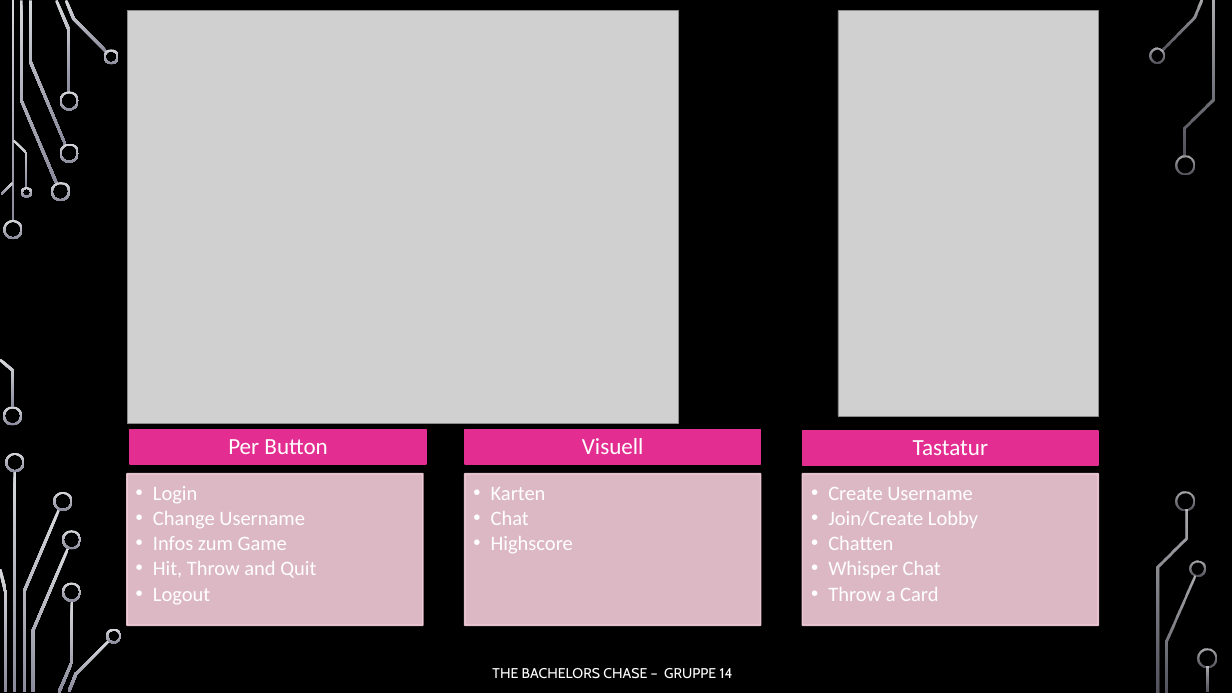
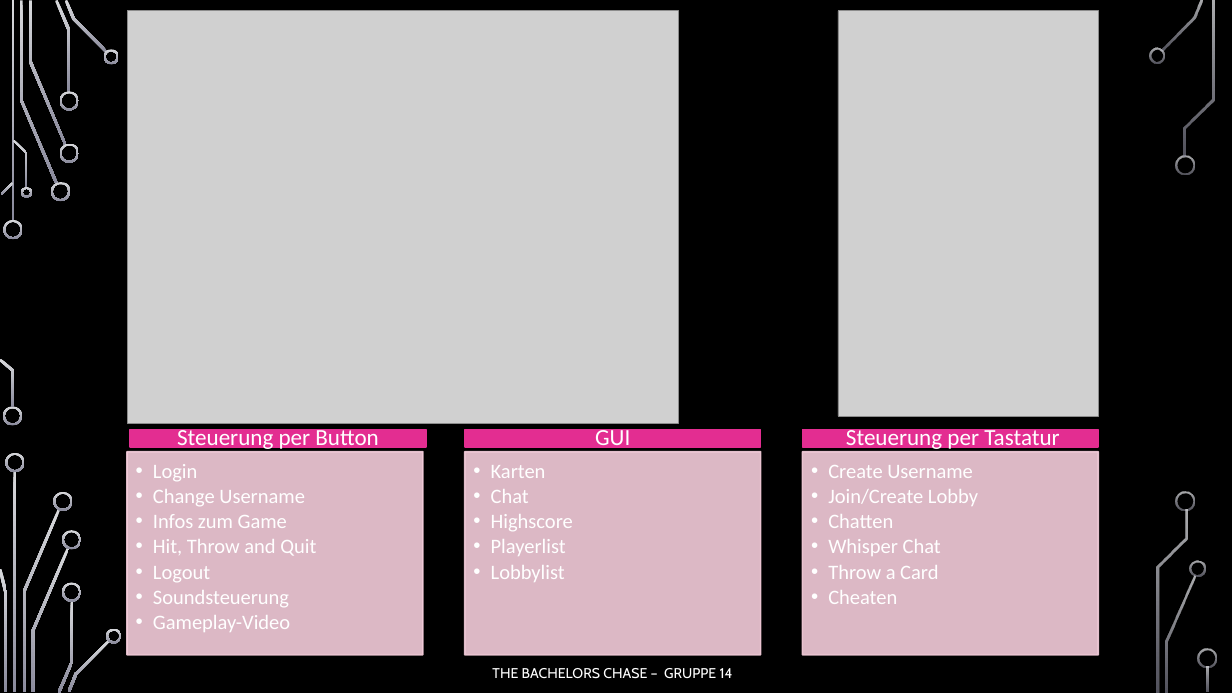
Before and after one commit to jnussbaum/TheBachelorsChaseGame, a slide deck: slide 5 of documents/Meilensteine/Meilenstein V/Meilenstein_5_Präsentation.pptx. Drawn at 1232x693 pixels with LibreOffice and Linux fonts; fonts in the diff are those of the drawing; grey boxes stand for pictures; background and template pictures are left out. Boxes give left, top, right and bottom in pixels: in the first picture for what was removed or moved away, otherwise in the second. Text is boxed around its words. In the diff, an @@ line names an element or a change of style, - is before the commit and + after.

```diff
--- a/documents/Meilensteine/Meilenstein V/Meilenstein_5_Präsentation.pptx
+++ b/documents/Meilensteine/Meilenstein V/Meilenstein_5_Präsentation.pptx
@@ rectangle resized from (x1=130, y1=430, x2=426, y2=464) to (x1=130, y1=430, x2=426, y2=447) @@
@@ text at (x1=177, y1=426, x2=378, y2=452): text changed @@
-Per Button
+Steuerung per Button
@@ rectangle resized from (x1=465, y1=430, x2=761, y2=464) to (x1=465, y1=430, x2=761, y2=447) @@
@@ text removed at (x1=582, y1=438, x2=644, y2=454) @@
-Visuell
@@ text added at (x1=595, y1=426, x2=630, y2=452), 18 pt, text #FFFFFF @@
+GUI
@@ rectangle resized from (x1=802, y1=431, x2=1098, y2=465) to (x1=802, y1=430, x2=1098, y2=447) @@
@@ text at (x1=846, y1=426, x2=1059, y2=452): text changed @@
-Tastatur
+Steuerung per Tastatur
@@ text "Login" moved from (x1=153, y1=486, x2=316, y2=604) to (x1=153, y1=464, x2=316, y2=632) @@
@@ rectangle resized from (x1=127, y1=474, x2=422, y2=626) to (x1=127, y1=452, x2=422, y2=655) @@
@@ text "Karten" moved from (x1=491, y1=487, x2=573, y2=553) to (x1=491, y1=465, x2=573, y2=582) @@
@@ rectangle resized from (x1=465, y1=474, x2=761, y2=626) to (x1=465, y1=452, x2=761, y2=655) @@
@@ text "Create Username" moved from (x1=828, y1=487, x2=978, y2=601) to (x1=828, y1=465, x2=978, y2=604) @@
@@ rectangle resized from (x1=802, y1=474, x2=1098, y2=626) to (x1=802, y1=452, x2=1098, y2=655) @@
@@ text at (x1=491, y1=539, x2=566, y2=582): paragraphs added @@
+  • Playerlist
+  • Lobbylist
@@ text at (x1=153, y1=590, x2=290, y2=632): paragraphs added @@
+  • Soundsteuerung
+  • Gameplay-Video
@@ text at (x1=828, y1=590, x2=897, y2=604): paragraph added @@
+  • Cheaten
```
Also in this commit, not shown: 5 other slides changed, 1 slide added.
